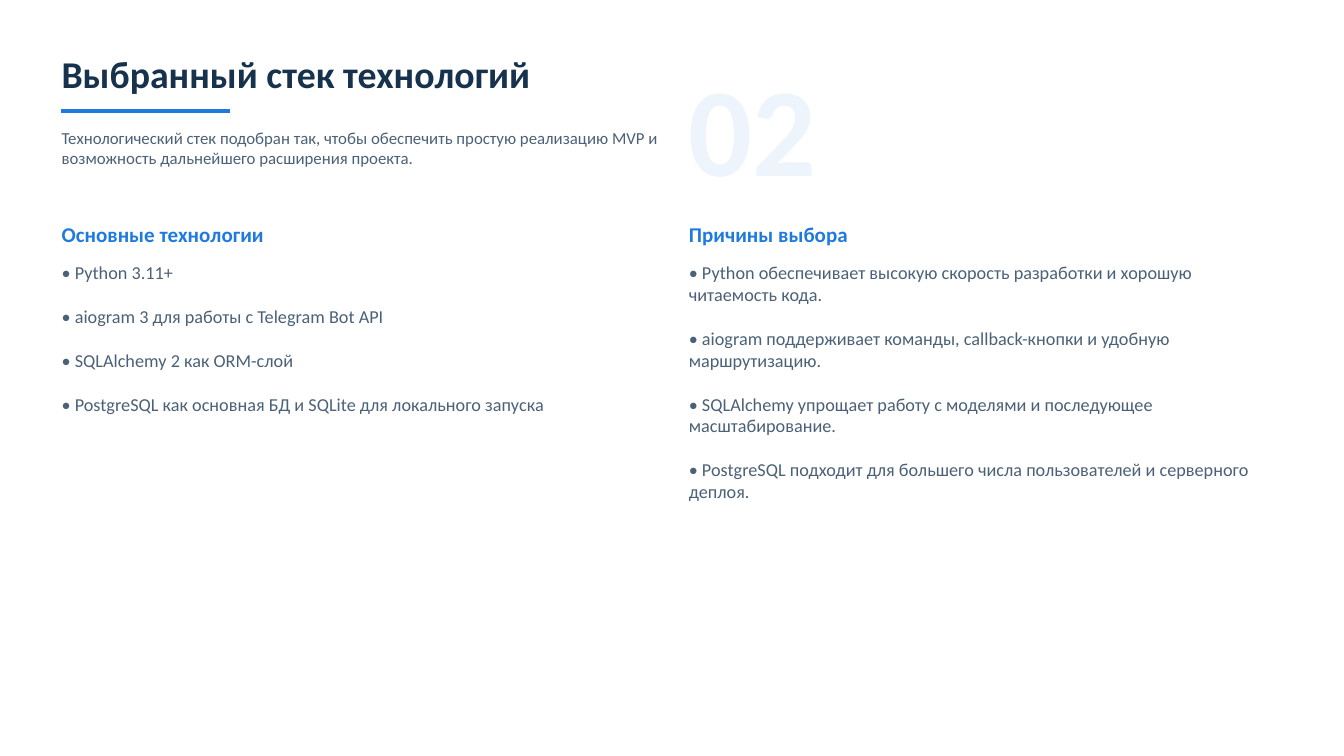
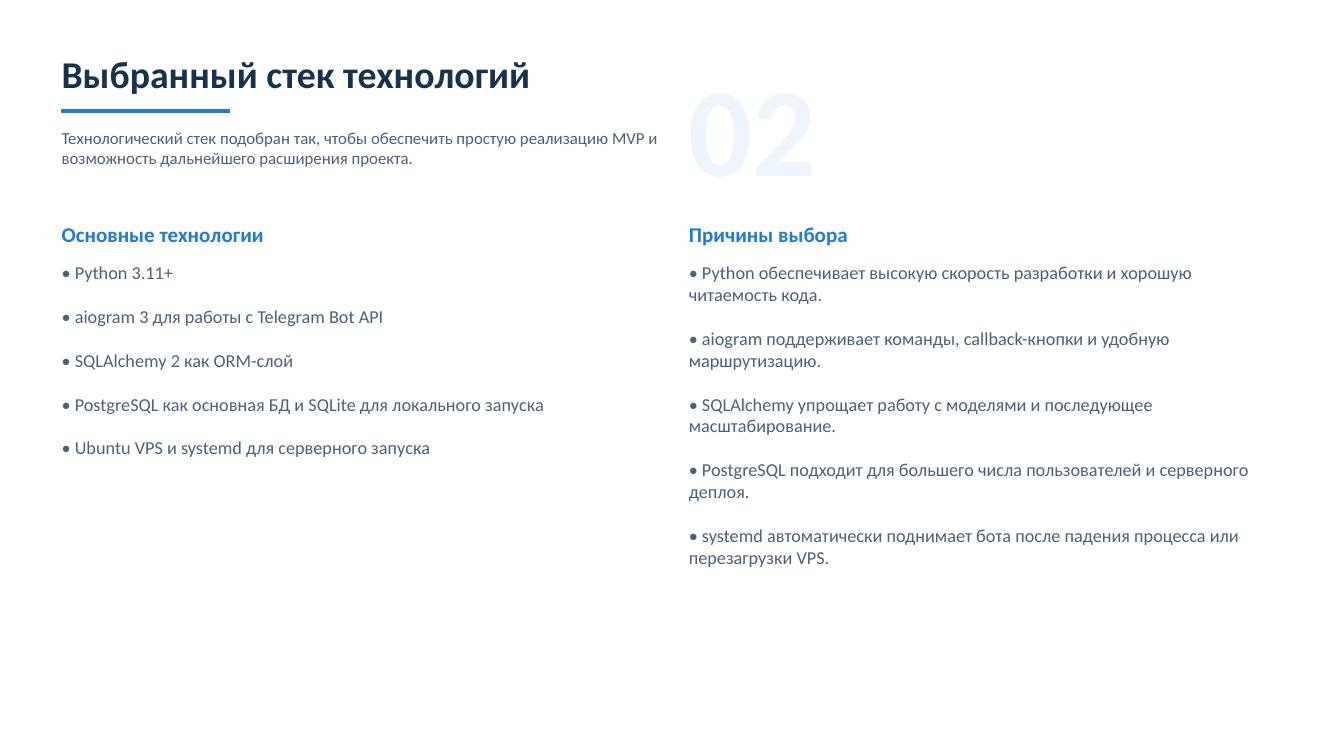
Before and after one commit to glebb228/tg_bot2026, a slide deck: slide 3 of presentation/output/тг_бот_презентация.pptx. Drawn at 1344x756 pixels with LibreOffice and Linux fonts; fonts in the diff are those of the drawing. Boxes give left, top, right and bottom in pixels: in the first picture for what was removed or moved away, otherwise in the second. Text is boxed around its words. In the diff, an @@ line names an element or a change of style, - is before the commit and + after.

```diff
--- a/presentation/output/тг_бот_презентация.pptx
+++ b/presentation/output/тг_бот_презентация.pptx
@@ text at (75,441,430,457): paragraph added @@
+• Ubuntu VPS и systemd для серверного запуска
@@ text at (689,529,1239,567): paragraph added @@
+• systemd автоматически поднимает бота после падения процесса или перезагрузки VPS.
```
Also in this commit, not shown: 7 other slides changed, 1 other file.
